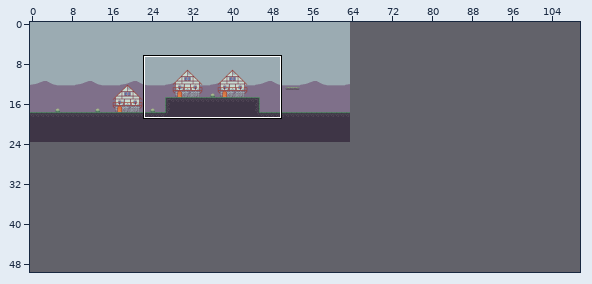
One commit to this Tiled map: Assets/Maps/MapTemplate.tmx. Above, an overview of the earlier version with the close-up marked.
Close-up. Before:
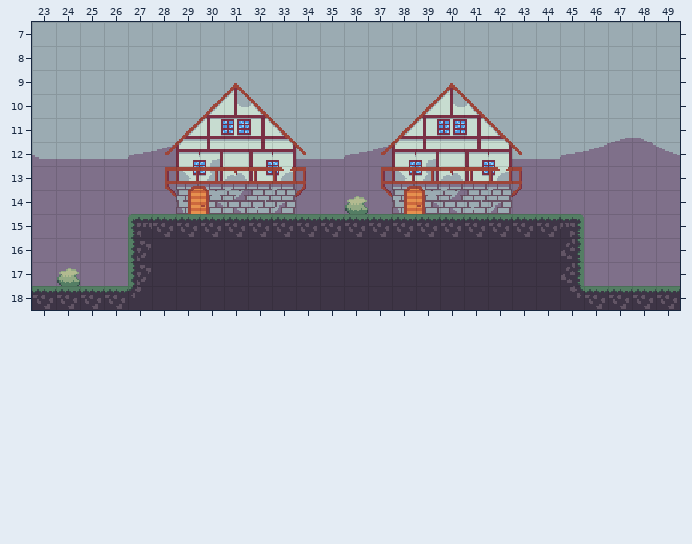
Cells are 16x16 px. Shown: x 23..49, y 7..18. The commit also changed other parts of the map, which this record leaves out. The old version is drawn lined up with the new one.
After:
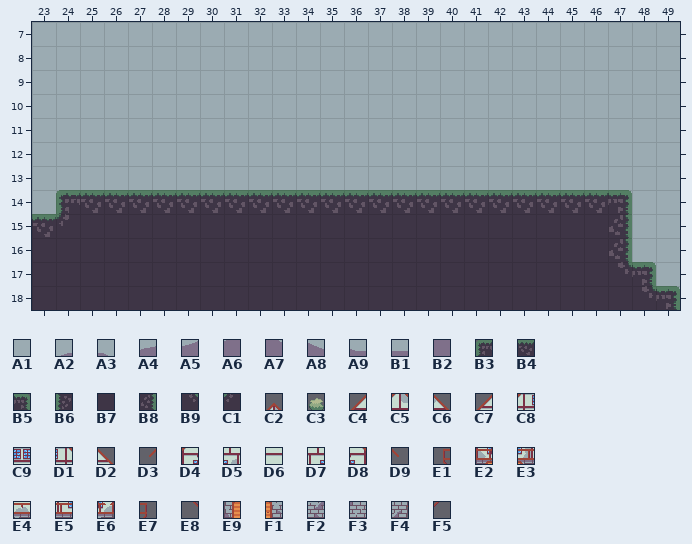
Key: from "tileset": A1 0, A2 3, A3 4, A4 17, A5 18, A6 19, A7 20, A8 21, A9 22, B1 23, B2 26, B3 32, B4 33, B5 34, B6 48, B7 49, B8 50, B9 51, C1 52, C2 83, C3 87, C4 98, C5 99, C6 100, C7 113, C8 114, C9 115, D1 116, D2 117, D3 128, D4 129, D5 130, D6 131, D7 132, D8 133, D9 134, E1 144, E2 145, E3 146, E4 147, E5 148, E6 149, E7 150, E8 160, E9 161, F1 162, F2 163, F3 164, F4 165, F5 166.
__ is an empty cell, ## one hidden under a higher layer.
The exact change:
map size 64x24 -> 120x50 cells
Layer "Background1":
y 11: x 29..30 A2 ## -> A1 A1; x 38..39 A2 ## -> A1 A1; x 47..48 A2 A3 -> A1 A1
y 12: x 23..49 A9 B1 B1 B1 A4 A5 ## ## ## ## ## B1 B1 A4 A5 ## ## ## ## ## B1 B1 A4 A5 A6 A7 A8 -> A1 A1 A1 A1 A1 A1 A1 A1 A1 A1 A1 A1 A1 A1 A1 A1 A1 A1 A1 A1 A1 A1 A1 A1 A1 A1 A1
y 13: x 23..49 B2 B2 B2 B2 B2 B2 ## ## ## ## B2 B2 B2 B2 B2 ## ## ## ## B2 B2 B2 B2 B2 B2 B2 B2 -> A1 A1 A1 A1 A1 A1 A1 A1 A1 A1 A1 A1 A1 A1 A1 A1 A1 A1 A1 A1 A1 A1 A1 A1 A1 A1 A1
y 14: x 23..29 B2 B2 B2 B2 B2 B2 B2 -> A1 A1 ## ## ## ## ##; x 33..38 B2 B2 B2 B2 B2 B2 -> ## ## ## ## ## ##; x 42..49 B2 B2 B2 B2 B2 B2 B2 B2 -> ## ## ## ## ## A1 A1 A1
y 15: x 23..27 B2 B2 B2 B2 B2 -> ## ## ## ## ##; x 45..49 B2 B2 B2 B2 B2 -> ## ## ## A1 A1
y 16..17: x 23..26 B2 B2 B2 B2 -> ## ## ## ##; x 46..49 B2 B2 B2 B2 -> ## ## A1 A1
y 18: x 49 ## -> A1
Layer "Map":
y 9: x 31 C2 -> __; x 40 C2 -> __
y 10: x 30..32 C4 C5 C6 -> __ __ __; x 39..41 C4 C5 C6 -> __ __ __
y 11: x 29..33 C7 C8 C9 D1 D2 -> __ __ __ __ __; x 38..42 C7 C8 C9 D1 D2 -> __ __ __ __ __
y 12: x 28..34 D3 D4 D5 D6 D7 D8 D9 -> __ __ __ __ __ __ __; x 37..43 D3 D4 D5 D6 D7 D8 D9 -> __ __ __ __ __ __ __
y 13: x 28..34 E1 E2 E3 E4 E5 E6 E7 -> __ __ __ __ __ __ __; x 37..43 E1 E2 E3 E4 E5 E6 E7 -> __ __ __ __ __ __ __
y 14: x 24..47 __ __ __ __ E8 E9 F1 F2 F3 F4 F5 __ C3 E8 E9 F1 F2 F3 F4 F5 __ __ __ __ -> B3 B4 B4 B4 B4 B4 B4 B4 B4 B4 B4 B4 B4 B4 B4 B4 B4 B4 B4 B4 B4 B4 B4 B5
y 15: x 23..47 __ __ __ __ B3 B4 B4 B4 B4 B4 B4 B4 B4 B4 B4 B4 B4 B4 B4 B4 B4 B4 B5 __ __ -> B4 C1 B7 B7 B7 B7 B7 B7 B7 B7 B7 B7 B7 B7 B7 B7 B7 B7 B7 B7 B7 B7 B7 B7 B8
y 16: x 23..27 __ __ __ __ B6 -> B7 B7 B7 B7 B7; x 45..47 B8 __ __ -> B7 B7 B8
y 17: x 23..27 __ C3 __ __ B6 -> B7 B7 B7 B7 B7; x 45..48 B8 __ __ __ -> B7 B7 B9 B5
y 18: x 23..27 B4 B4 B4 B4 C1 -> B7 B7 B7 B7 B7; x 45..49 B9 B4 B4 B4 B4 -> B7 B7 B7 B9 B5
Changed places in both close-ups, as pixel boxes (x1, y1, x2, y2):
changed: (32, 83, 680, 310)
